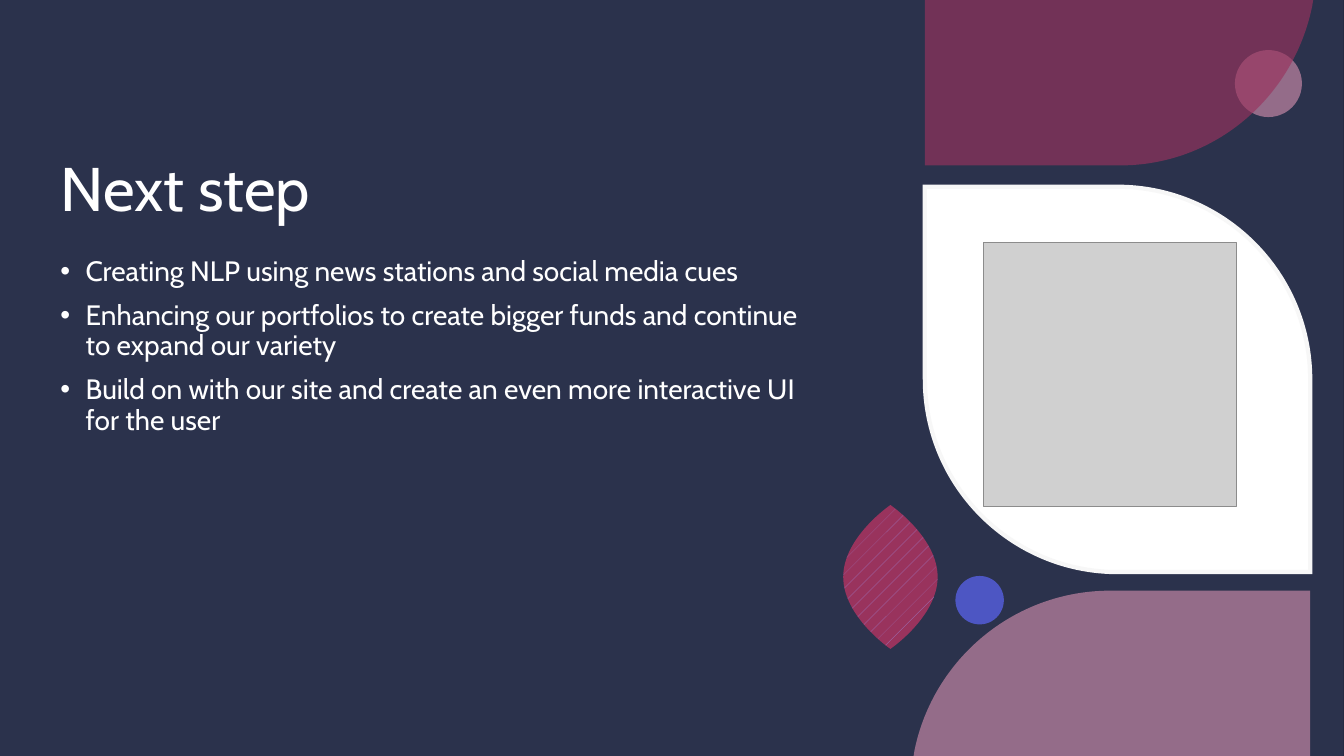
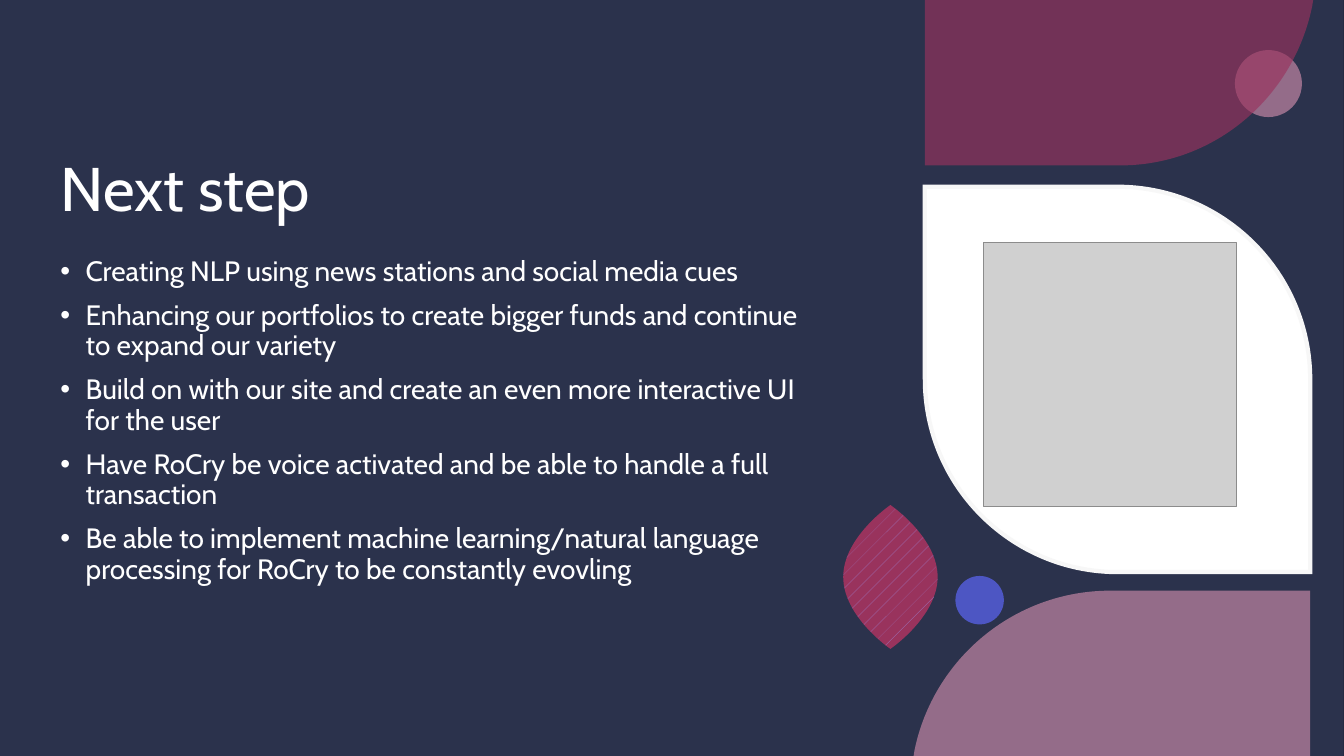
Before and after one commit to toniahurst/project_2, a slide deck: slide 8 of RoCry.pptx (slide 5 before the commit). Drawn at 1344x756 pixels with LibreOffice and Linux fonts; fonts in the diff are those of the drawing; grey boxes stand for pictures; background and template pictures are left out. Boxes give left, top, right and bottom in pixels: in the first picture for what was removed or moved away, otherwise in the second. Text is boxed around its words. In the diff, an @@ line names an element or a change of style, - is before the commit and + after.

```diff
--- a/RoCry.pptx
+++ b/RoCry.pptx
@@ text at [86, 453, 768, 585]: paragraphs added @@
+• Have RoCry be voice activated and be able to handle a full transaction
+• Be able to implement machine learning/natural language processing for RoCry to be constantly evovling
```
Also in this commit, not shown: 3 other slides changed, 2 slides added, 7 other files.
